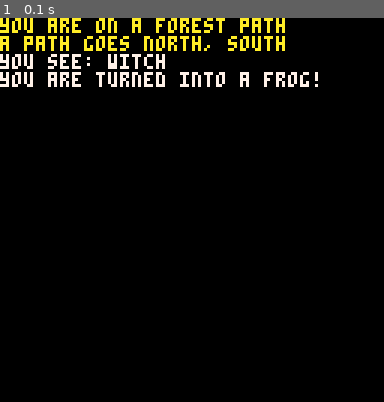
Above: before the commit, frame 1.
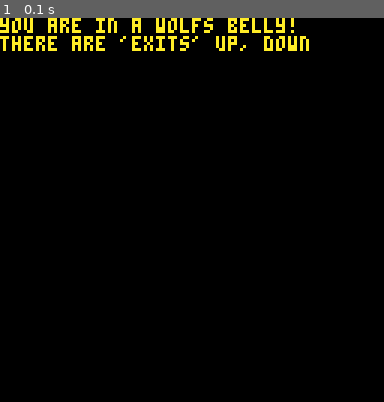
Above: after the commit, the same moment.

Repository: douglett/pico8
Game: PICO-8 cartridge adventure.p8
Two runs of this game, one before a commit and one after it. Both use one fixed random seed, a clock stepped at 60 frames per second and the inputs below.
Inputs:
- Up to frame 1 (0.1 s): no input

The runs differ from the first frame. In frame 1, 3.7% of the frame differs, in the area x 0-83%, y 0-18%.

Commit message:
added wolfs belly room

Diff:
--- a/adventure.p8
+++ b/adventure.p8
@@ -15,7 +15,7 @@
 	keyb:init()
 	-- game.current="forestpath"
  -- game:look()
- game:go("forestpath")
+ game:go("belly")
 end
 
 function _update()
@@ -312,7 +312,8 @@
  action=function(self,cmd)
   if contains(self.items,"witch") and (cmd=="north" or cmd=="south") do
    say("you hop helplessly. ribbit!")
-  -- elseif cmd=="north" do
+  elseif cmd=="north" do
+   game:go("logcabin")
   elseif cmd=="south" do
    game:go("crossroads")
   elseif cmd=="kiss" and contains(self.items,"witch") do
@@ -327,6 +328,61 @@
  entry=function(self,cmd)
   if contains(self.items,"witch") do
    say("you are turned into a frog!")
+  end
+ end
+})
+
+game.logcabin=room:new({
+ desc={"you are in a log cabin",
+  "there is a door south"},
+ items={"grandma"},
+ flags={whatbig=0},
+
+ action=function(self,cmd)
+  if cmd=="south" do
+   game:go("forestpath")
+  elseif cmd=="talk" do
+   say("'grandma, what big ??? you have'")
+  elseif self.flags.whatbig==0 and (cmd=="ears" or cmd=="ear") do
+   say("'grandma, what big ears'")
+   say("'all the better to hear you'")
+   self.flags.whatbig=1
+  elseif self.flags.whatbig==1 and (cmd=="hands" or cmd=="hand") do
+   say("'grandma, what big hands'")
+   say("'all the better to hug you'")
+   self.flags.whatbig=2
+  elseif self.flags.whatbig==2 and cmd=="teeth" do
+   say("'grandma, what big teeth!'")
+   say("'all the better to eat you!!'")
+   say("oh no, it was really a wolf!")
+   say("he eats you! nomnomnom")
+   game:go("belly")
+  else
+   return false
+  end
+ end
+})
+
+game.belly=room:new({
+ desc={"you are in a wolfs belly!",
+  "there are 'exits' up, down"},
+ flags={sure=0},
+
+ action=function(self,cmd)
+  if cmd=="up" do
+   say("his teeth are firmly closed")
+  elseif cmd=="down" and self.flags.sure==0 do
+   say("are we really going out that")
+   say("way?")
+   self.flags.sure=1
+  elseif cmd=="down" and self.flags.sure==1 do
+   say("really? you'll turn into... the")
+   say("stuff...")
+   self.flags.sure=2
+  elseif cmd=="down" and self.flags.sure==2 do
+   say("ok fine. you 'exit' the wolf.")
+  else
+   return false
   end
  end
 })
